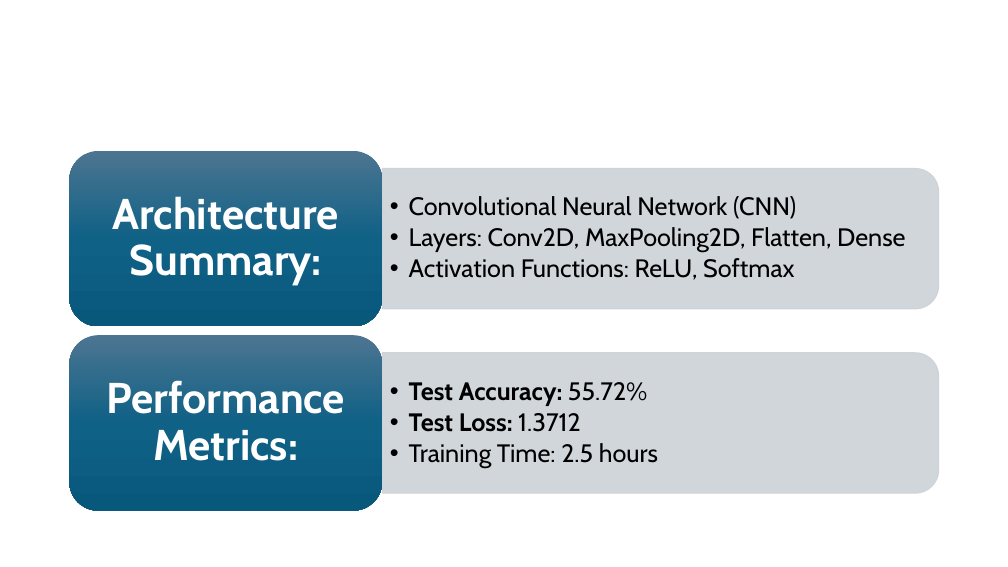
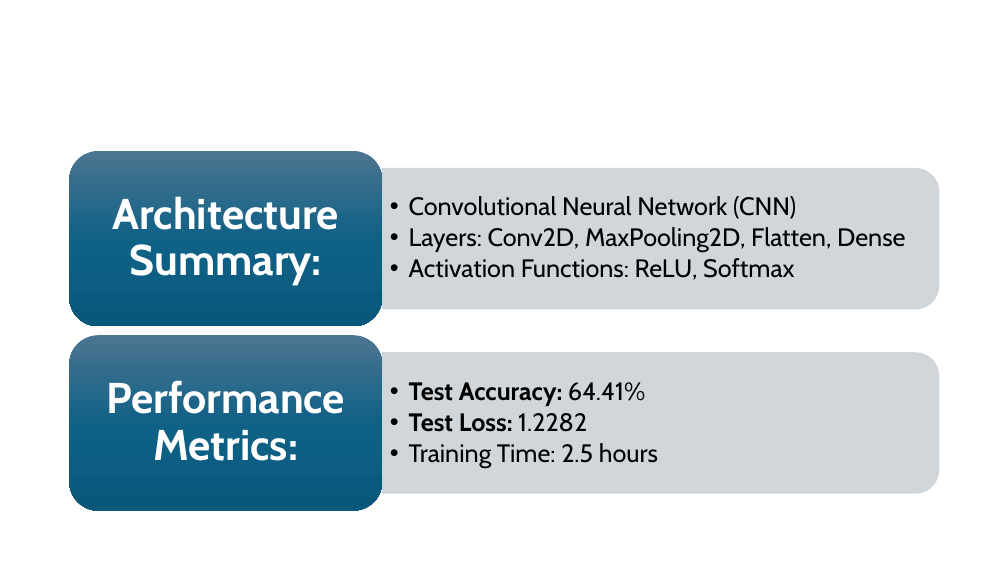
Before and after one commit to Norbert49/Image-Classification, a slide deck: slide 10 of reports/project_reports.pptx. Drawn at 1008x567 pixels with LibreOffice and Linux fonts; fonts in the diff are those of the drawing. Boxes give left, top, right and bottom in pixels: in the first picture for what was removed or moved away, otherwise in the second. Text is boxed around its words. In the diff, an @@ line names an element or a change of style, - is before the commit and + after.

```diff
--- a/reports/project_reports.pptx
+++ b/reports/project_reports.pptx
@@ text at bbox=[409, 382, 645, 432]: text changed @@
-  • Test Accuracy: 55.72%
-  • Test Loss: 1.3712
+  • Test Accuracy: 64.41%
+  • Test Loss: 1.2282
```
Also in this commit, not shown: 1 other slide changed, 2 slides added, 1 slide removed, 4 other files.
